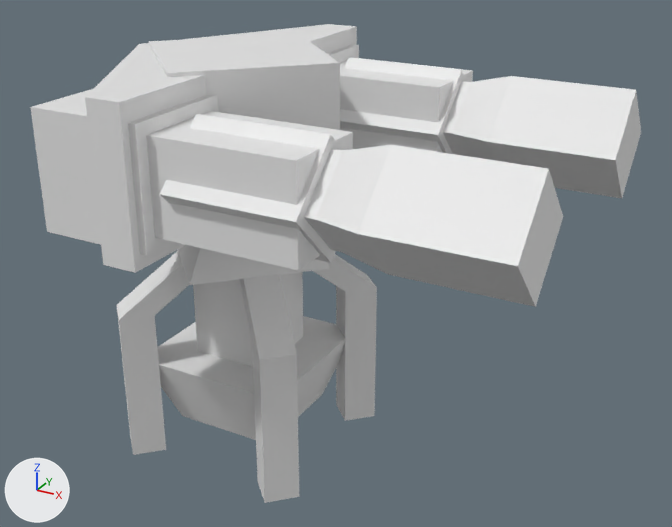
Before and after pictures for a commit that changed the glTF model assets/models/Enemies/RangedEnemies/AAA/AAA.glb.
Rendered twice from a camera (50 mm lens) standing at (4.11, -5.94, 4.53) and looking at (0.84, 0.01, 1.56). Arrows for +X, +Y and +Z are at lower left; the lights stay in place. The first picture is the older version.

Objects in the first picture: 'armagira', 'armagira.001', 'base.002', 'topo'.
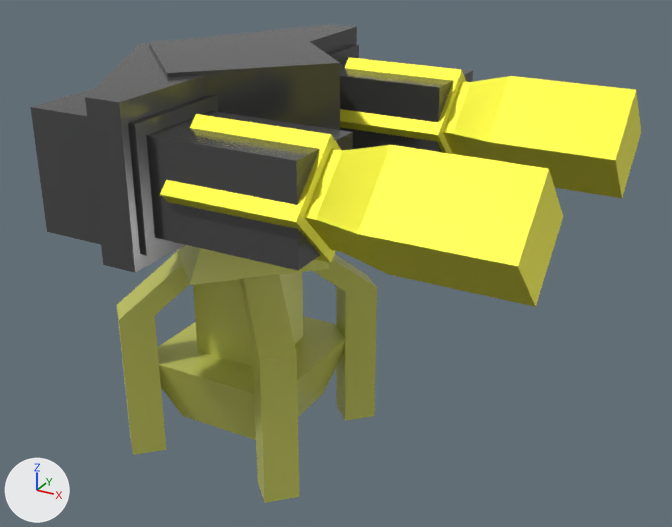
What differs and where, as boxes [x1, y1, x2, y2] in the pictures (672 x 527 px):
'topo', recoloured (white to dark grey): [30, 24, 473, 273] in both
'base.002', recoloured (white to yellow): [117, 245, 377, 503] in both
'armagira', recoloured (white to yellow): [160, 114, 563, 307] in both
'armagira.001', recoloured (white to yellow): [340, 57, 641, 198] in both

The change, as a diff of the scene's bpy script:
```diff
--- a/assets/models/Enemies/RangedEnemies/AAA/AAA.glb.py
+++ b/assets/models/Enemies/RangedEnemies/AAA/AAA.glb.py
@@ mat_material_001 @@
+mat_material_001 = principled_material('Material.001')
+mat_material_001.base_color = (0.801, 0.775, 0.0359)  # yellow #e7e435
+mat_material_001.metallic = 0.496
@@ mat_material_004 @@
+mat_material_004 = principled_material('Material.004')
+mat_material_004.base_color = (0.594, 0.615, 0.119)  # yellow #cbce61
+mat_material_004.metallic = 0.0866
+mat_material_004.roughness = 0.335
@@ mat_material_002 @@
+mat_material_002 = principled_material('Material.002')
+mat_material_002.base_color = (0.112, 0.112, 0.112)  # dark grey #5e5e5e
+mat_material_002.metallic = 0.559
+mat_material_002.roughness = 0.169
@@ me_cube_048 @@
 me_cube_048.from_pydata(...)  # 52 vertices, 88 faces; spans x -0.98..1.36, y -1.59..1.59, z 1.92..3.16
+me_cube_048.materials.append(mat_material_002)  # dark grey #5e5e5e
@@ me_cube_050 @@
 me_cube_050.from_pydata(...)  # 72 vertices, 116 faces; spans x -0.88..0.88, y -0.88..0.88, z -0.23..2.28
+me_cube_050.materials.append(mat_material_004)  # yellow #cbce61
@@ me_cube_060 @@
 me_cube_060.from_pydata(...)  # 24 vertices, 44 faces; spans x 0.38..2.77, y 0.64..1.51, z 2.1..2.96
+me_cube_060.materials.append(mat_material_001)  # yellow #e7e435
@@ me_cube_067 @@
 me_cube_067.from_pydata(...)  # 24 vertices, 44 faces; spans x 0.38..2.77, y -1.51..-0.64, z 2.1..2.96
+me_cube_067.materials.append(mat_material_001)  # yellow #e7e435
```
